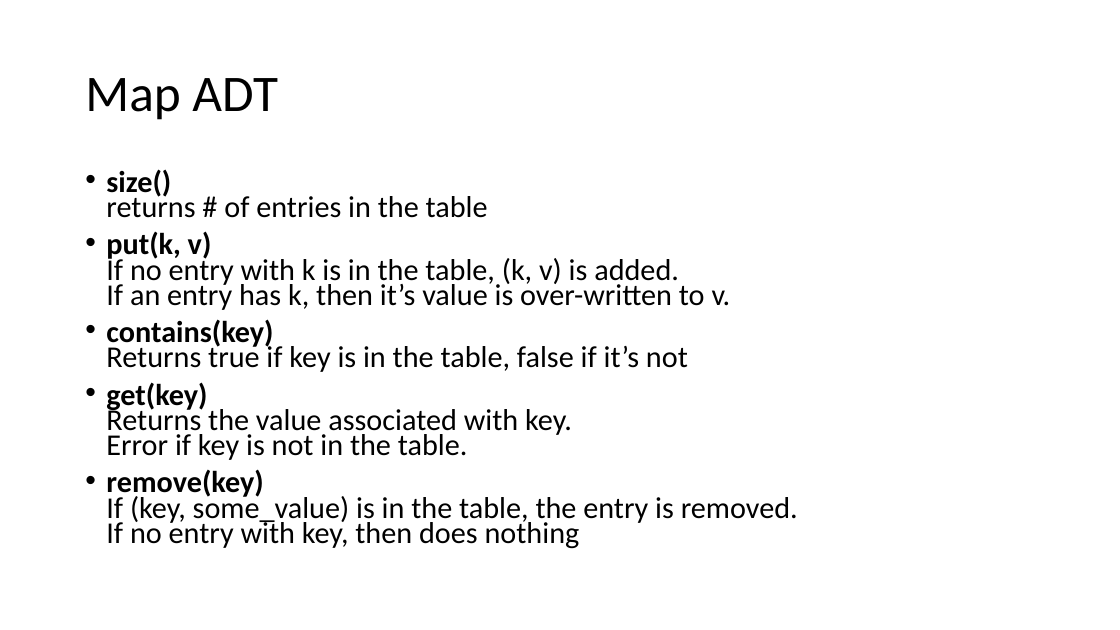
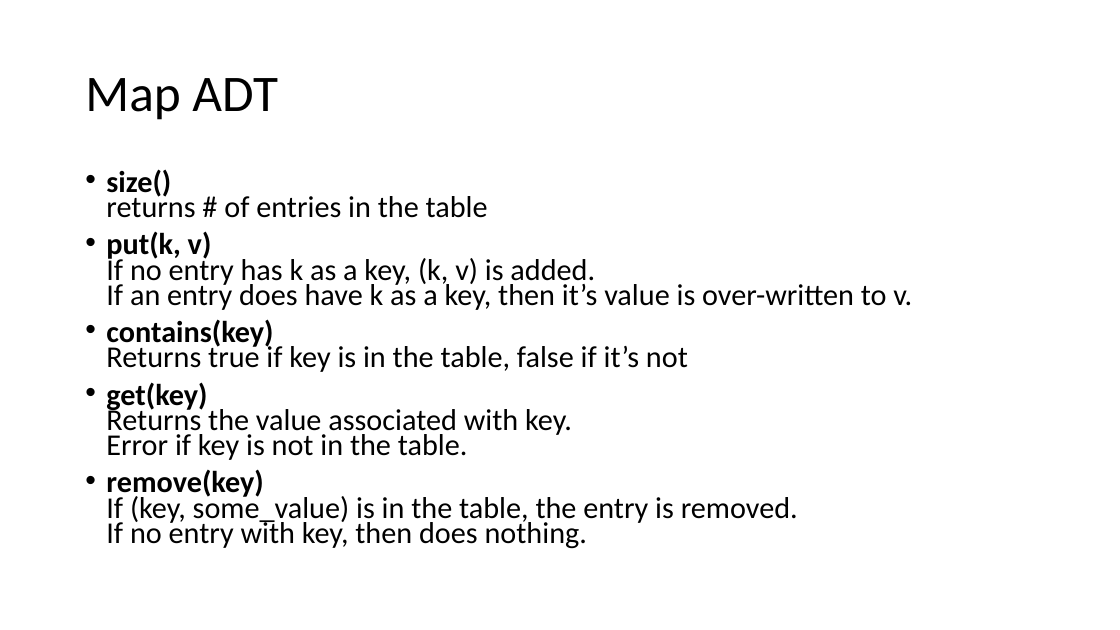
Before and after one commit to tjd1234/cmpt225fall2023, a slide deck: slide 6 of lecture_notes/week8/week8_maps_and_hashing.pptx. Drawn at 1120x630 pixels with LibreOffice and Linux fonts; fonts in the diff are those of the drawing. Boxes give left, top, right and bottom in pixels: in the first picture for what was removed or moved away, otherwise in the second. Text is boxed around its words. In the diff, an @@ line names an element or a change of style, - is before the commit and + after.

```diff
--- a/lecture_notes/week8/week8_maps_and_hashing.pptx
+++ b/lecture_notes/week8/week8_maps_and_hashing.pptx
@@ text at box(106, 231, 912, 310): text changed @@
-• put(k, v)
-  If no entry with k is in the table, (k, v) is added.
-  If an entry has k, then it’s value is over-written to v.
+• put(k, v)
+  If no entry has k as a key, (k, v) is added.
+  If an entry does have k as a key, then it’s value is over-written to v.
@@ text at box(106, 469, 798, 549): text changed @@
-• remove(key)
-  If (key, some_value) is in the table, the entry is removed.
-  If no entry with key, then does nothing
+• remove(key)
+  If (key, some_value) is in the table, the entry is removed.
+  If no entry with key, then does nothing.
```
Also in this commit, not shown: 14 other slides changed, 16 other files.
